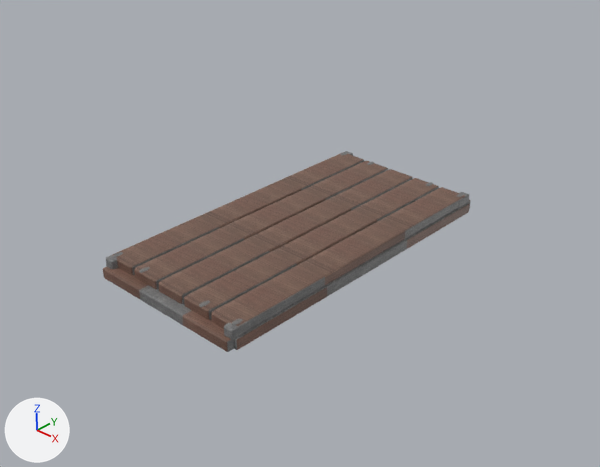
Before and after pictures for a commit that changed the Blender file RedFortress2/MultiPassRendering/res/model/static_platform/static_platform_1x2.blend.
Before and after are seen from the file's camera 'Preview camera'. The axes (+X, +Y, +Z) are drawn at lower left. The lights are the same throughout. The picture after the commit comes second.

Before the edit, the objects in view are built like this:
```python
me_static_platform_1x2_mesh = bpy.data.meshes.new('static_platform_1x2_Mesh')
me_static_platform_1x2_mesh.from_pydata(...)  # 1720 vertices, 1574 faces; spans x -1.5..1.5, y -3.0..3.0, z -0.2..0.21
me_static_platform_1x2_mesh.materials.append(mat_staticplatform_unified)  # picture img_static_platform_atlas_png
ob_static_platform_1x2 = bpy.data.objects.new('static_platform_1x2', me_static_platform_1x2_mesh)
ob_static_platform_1x2.location = (0.0, 0.0, 0.0)
```
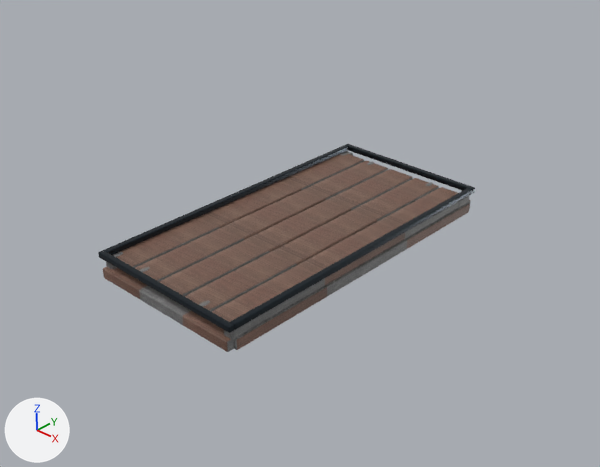
Where the change shows, as pixel boxes (x1, y1, x2, y2) in the pictures (600 x 467 px):
'static_platform_1x2_GuardRail_East', added
    after: (230, 188, 472, 330)
'static_platform_1x2_GuardRail_West', added
    after: (104, 145, 348, 255)
'static_platform_1x2_GuardRail_South', added
    after: (98, 250, 234, 333)
'static_platform_1x2_GuardRail_North', added
    after: (346, 144, 475, 193)

What changed in the scene script:
```text
Add mat_guardrail_metal:
    mat_guardrail_metal = principled_material('GuardRail_Metal')
    mat_guardrail_metal.base_color = (0.025, 0.035, 0.045)  # dark blue #2c353c
    mat_guardrail_metal.metallic = 0.85
    mat_guardrail_metal.roughness = 0.24
Add me_cube_003:
    me_cube_003.from_pydata(...)  # 56 vertices, 54 faces; spans x -0.05..0.05, y -2.9..2.9, z -0.05..0.05
    me_cube_003.materials.append(mat_guardrail_metal)  # dark blue #2c353c
Add me_cube_002:
    me_cube_002.from_pydata(...)  # 56 vertices, 54 faces; spans x -0.05..0.05, y -2.9..2.9, z -0.05..0.05
    me_cube_002.materials.append(mat_guardrail_metal)  # dark blue #2c353c
Add me_cube_001:
    me_cube_001.from_pydata(...)  # 56 vertices, 54 faces; spans x -1.5..1.5, y -0.05..0.05, z -0.05..0.05
    me_cube_001.materials.append(mat_guardrail_metal)  # dark blue #2c353c
Add me_cube:
    me_cube.from_pydata(...)  # 56 vertices, 54 faces; spans x -1.5..1.5, y -0.05..0.05, z -0.05..0.05
    me_cube.materials.append(mat_guardrail_metal)  # dark blue #2c353c
Add ob_static_platform_1x2_guardrail_west:
    ob_static_platform_1x2_guardrail_west = bpy.data.objects.new('static_platform_1x2_GuardRail_West', me_cube_003)
    ob_static_platform_1x2_guardrail_west.location = (-1.45, 0.0, 0.26)
Add ob_static_platform_1x2_guardrail_east:
    ob_static_platform_1x2_guardrail_east = bpy.data.objects.new('static_platform_1x2_GuardRail_East', me_cube_002)
    ob_static_platform_1x2_guardrail_east.location = (1.45, 0.0, 0.26)
Add ob_static_platform_1x2_guardrail_south:
    ob_static_platform_1x2_guardrail_south = bpy.data.objects.new('static_platform_1x2_GuardRail_South', me_cube_001)
    ob_static_platform_1x2_guardrail_south.location = (0.0, -2.95, 0.26)
Add ob_static_platform_1x2_guardrail_north:
    ob_static_platform_1x2_guardrail_north = bpy.data.objects.new('static_platform_1x2_GuardRail_North', me_cube)
    ob_static_platform_1x2_guardrail_north.location = (0.0, 2.95, 0.26)
```
